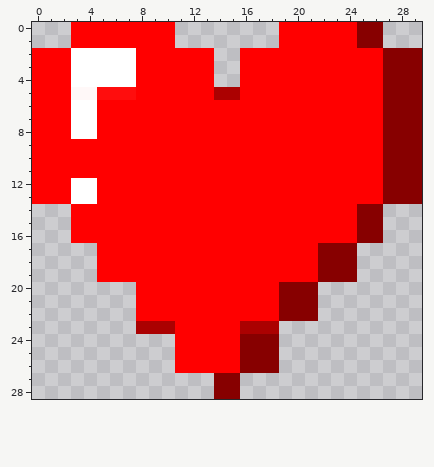
Two states of a pixel-art sprite, Sprite-0003.png. This is how it looked before the edit.
The file is 30x29 pixels. Colours within 5 levels of each other are drawn and written as one.
Once edited:
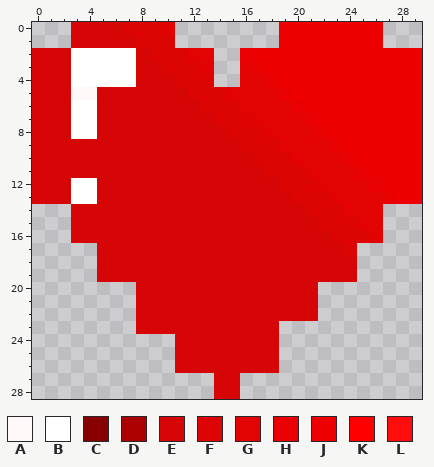
Palette (. is transparent): A #fff8f8fe  B #ffffff  C #870000  D #ab0000fe  E #d70606  F #dd0404  G #e30303  H #e90101  J #ef0000  K #ff0000  L #ff0c0cfe
Change:
Changed rows in their new state; - is an unchanged pixel.
first column x 0:
 0 ---EEEEFFFG--------JJJJJJJJ---
 1 ---EEEEEFFF--------JJJJJJJJ---
 2 EEE-----EFFFGG--HJJJJJJJJJJJJJ
 3 EEE-----EEFFFG--GHJJJJJJJJJJJJ
 4 EEE-----EEEFFF--GGHJJJJJJJJJJJ
 5 EEE--EEEEEEEFFFGGGGHJJJJJJJJJJ
 6 EEE--EEEEEEEEFFFGGGGHJJJJJJJJJ
 7 EEE--EEEEEEEEEFFFGGGGHJJJJJJJJ
 8 EEE--EEEEEEEEEEFFFGGGGHJJJJJJJ
 9 EEEEEEEEEEEEEEEEFFFGGGGHJJJJJJ
10 EEEEEEEEEEEEEEEEEFFFGGGGHJJJJJ
11 EEEEEEEEEEEEEEEEEEFFFGGGGHJJJJ
12 EEE--EEEEEEEEEEEEEEFFFGGGGHJJJ
13 EEE--EEEEEEEEEEEEEEEFFFGGGGHJJ
14 ---EEEEEEEEEEEEEEEEEEFFFGGG---
15 ---EEEEEEEEEEEEEEEEEEEFFFGG---
16 ---EEEEEEEEEEEEEEEEEEEEFFFG---
17 -----EEEEEEEEEEEEEEEEEEEF-----
18 -----EEEEEEEEEEEEEEEEEEEE-----
19 -----EEEEEEEEEEEEEEEEEEEE-----
20 --------EEEEEEEEEEEEEE--------
21 --------EEEEEEEEEEEEEE--------
22 --------EEEEEEEEEEEEEE--------
23 --------EEEEEEEEEEE-----------
24 -----------EEEEEEEE-----------
25 -----------EEEEEEEE-----------
26 -----------EEEEEEEE-----------
27 --------------EE--------------
28 --------------EE--------------
Changed places in both pictures, as pixel boxes (x1, y1, x2, y2):
changed: (32, 22, 422, 399)
